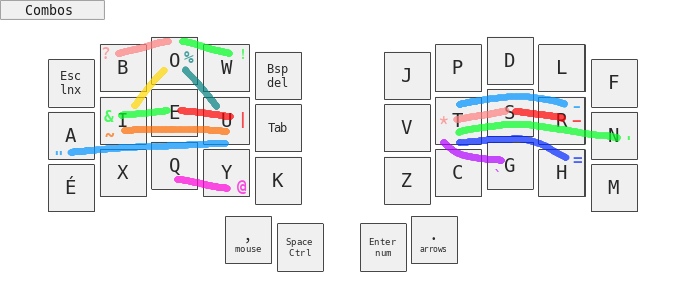
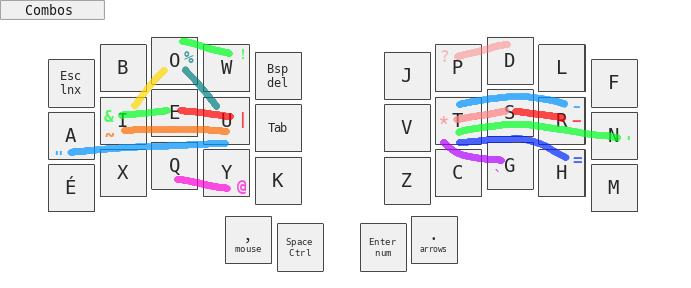
Layered file, before and after one edit (691 × 288). Changes by layer:
painted on "?" over [102, 38, 511, 62]
painted on "base.png" over [102, 38, 511, 62]
